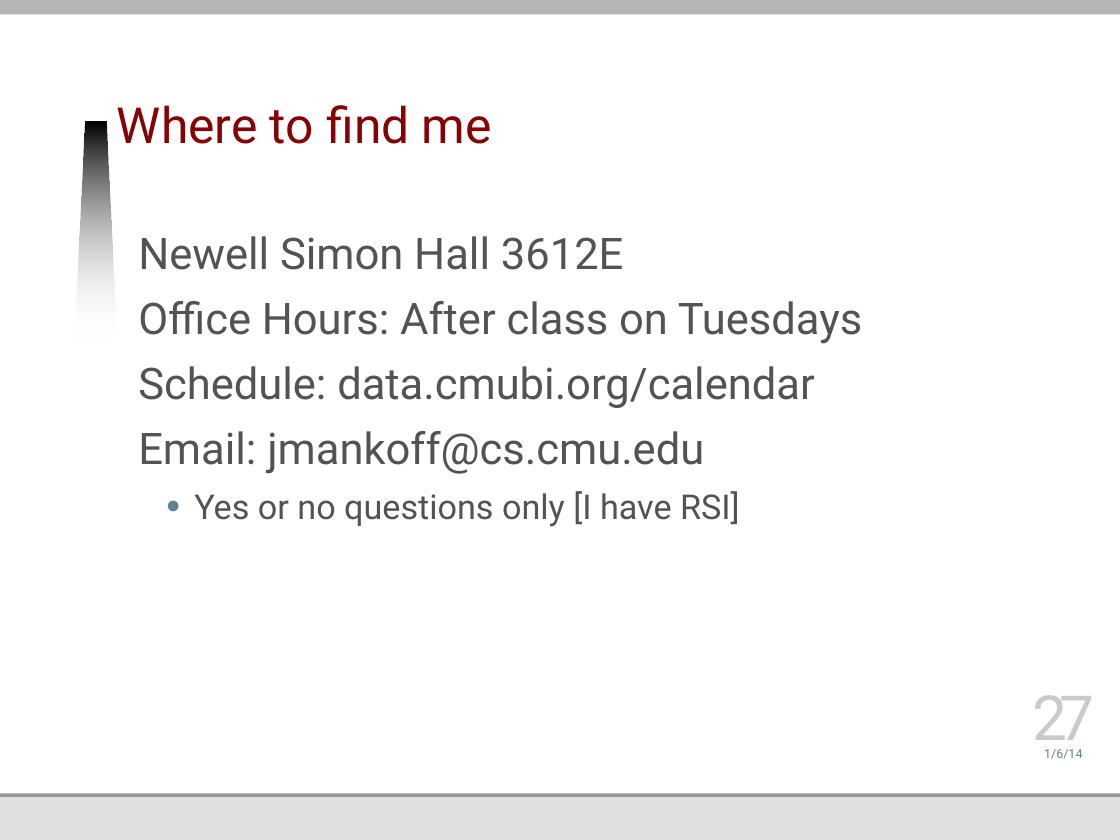
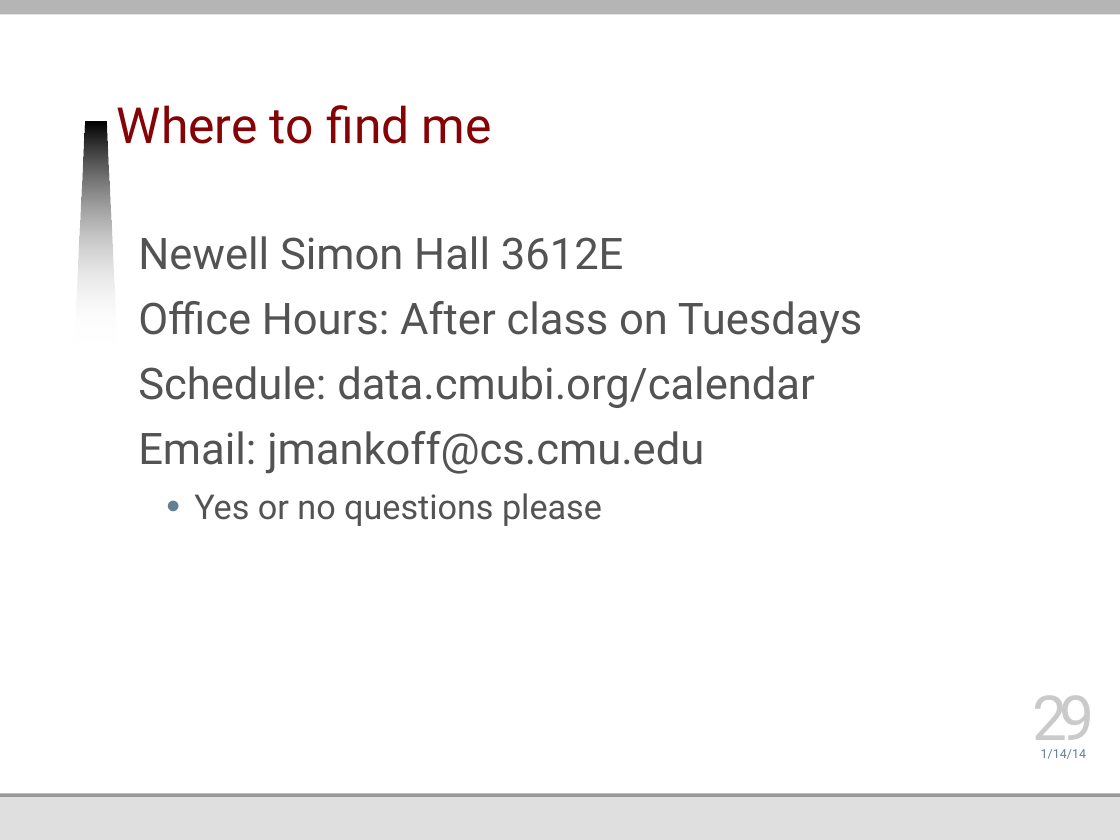
Before and after one commit to jmankoff/data, a slide deck: slide 29 of Lectures/1 Introduction.pptx (slide 27 before the commit). Drawn at 1120x840 pixels with LibreOffice and Linux fonts; fonts in the diff are those of the drawing; background and template pictures are left out. Boxes give left, top, right and bottom in pixels: in the first picture for what was removed or moved away, otherwise in the second. Text is boxed around its words. In the diff, an @@ line names an element or a change of style, - is before the commit and + after.

```diff
--- a/Lectures/1 Introduction.pptx
+++ b/Lectures/1 Introduction.pptx
@@ text at box(194, 493, 602, 526): text changed @@
-  • Yes or no questions only [I have RSI]
+  • Yes or no questions please
@@ page number at box(1032, 695, 1094, 756): text changed @@
-27
+29
@@ text at box(1041, 749, 1086, 759): text changed @@
-1/6/14
+1/14/14
```
Also in this commit, not shown: 16 other slides changed, 2 slides added, 13 slides removed, 5 other files.
